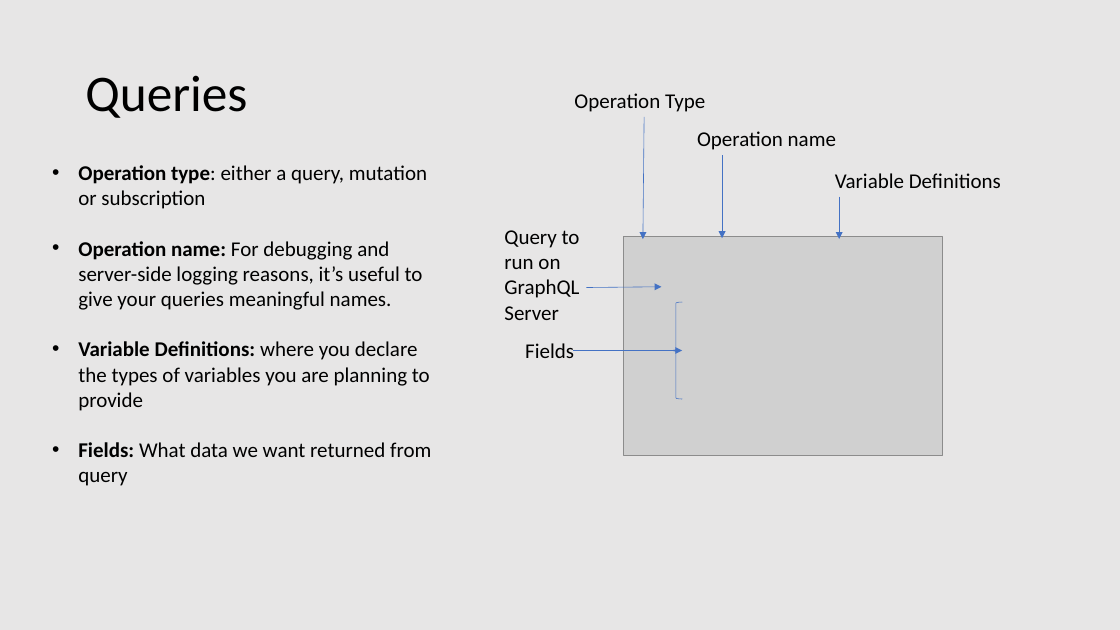
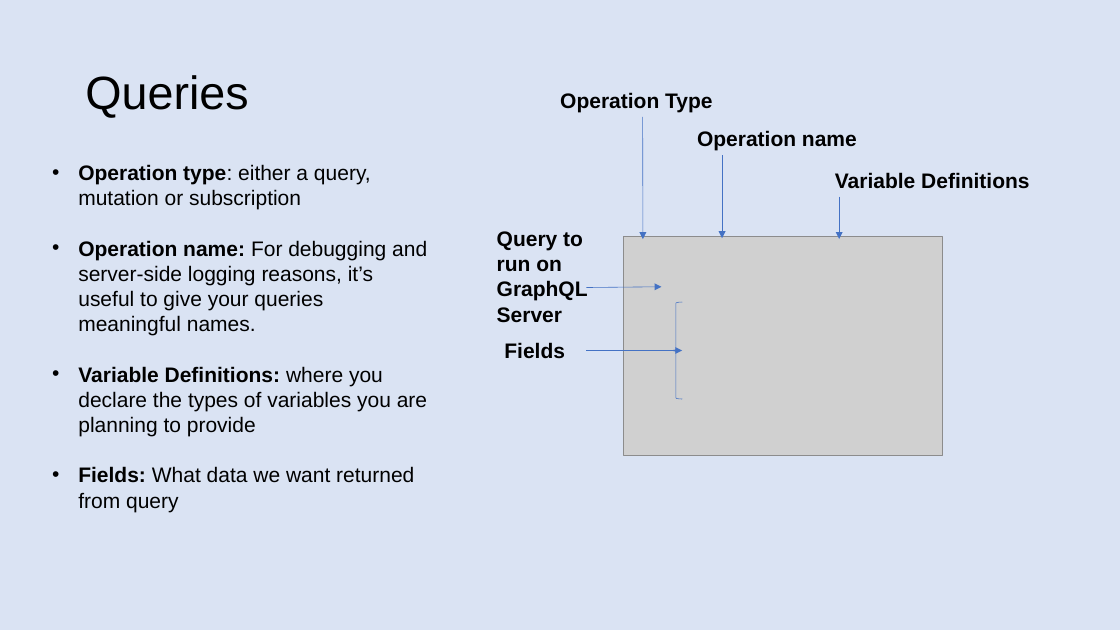
Before and after one commit to patelg123/graphql-presentation, a slide deck: slide 13 of current.pptx (slide 15 before the commit). Drawn at 1120x630 pixels with LibreOffice and Linux fonts; fonts in the diff are those of the drawing; grey boxes stand for pictures. Boxes give left, top, right and bottom in pixels: in the first picture for what was removed or moved away, otherwise in the second. Text is boxed around its words. In the diff, an @@ line names an element or a change of style, - is before the commit and + after.

```diff
--- a/current.pptx
+++ b/current.pptx
@@ background #E7E6E6 to #DAE3F3 @@
@@ title "Queries" at <box>85,75,248,118</box>: size 44 to 40 pt, font Calibri to Arial @@
@@ text "Operation Type": place and size @@
-text "Operation Type" at <box>574,93,705,112</box>
+text "Operation Type" at <box>560,92,712,112</box>
@@ text "Operation type: either a query, ..." at <box>78,164,427,512</box>: font Calibri to Arial @@
@@ text "Query to run on GraphQL ...": place and size @@
-text "Query to run on GraphQL ..." at <box>504,230,580,320</box>
+text "Query to run on GraphQL ..." at <box>497,231,588,323</box>
@@ font Calibri to Arial, bold on in 5 elements at <box>835,172,1029,189</box>, <box>497,231,588,323</box>, <box>697,130,857,151</box>, <box>560,92,712,112</box>, <box>504,342,565,359</box> @@
@@ text "Fields": place and size @@
-text "Fields" at <box>525,343,574,358</box>
+text "Fields" at <box>504,342,565,359</box>
@@ arrow moved from (574, 350) - (682, 350) to (586, 350) - (682, 350) @@
```
Also in this commit, not shown: 23 other slides changed, 9 slides added, 6 slides removed, 2 other files.
